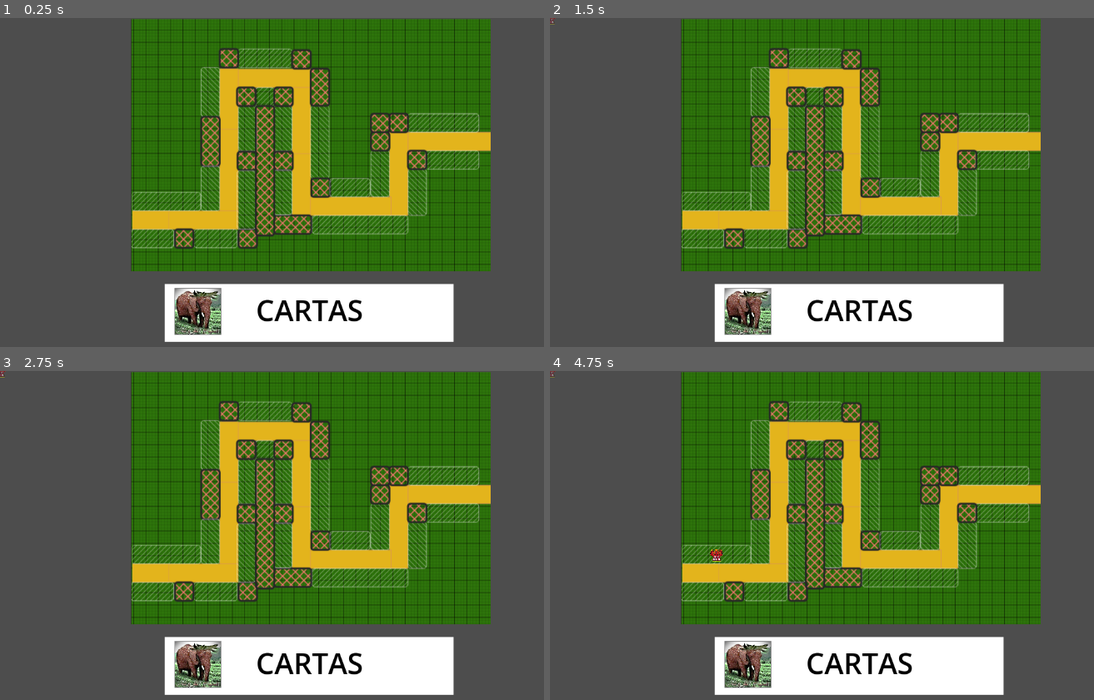
Above: before the commit, frames 1-4 (two rows, left to right).
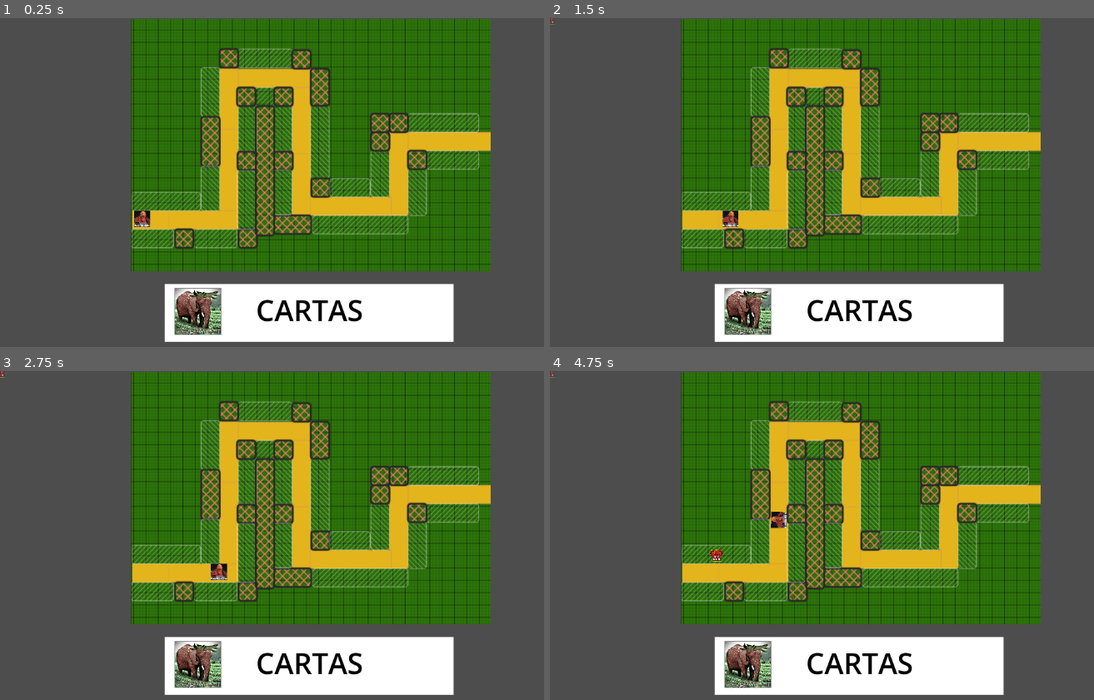
Above: after the commit, the same moments.

Repository: A3mper/PactoAbisalGame
Game: Godot game, scene res://test/cardToBoard/scenes/cardToScene.tscn
Same seed, same stepped clock (60 frames per second), same inputs: the game is played once before the commit and once after it.
Inputs (mouse positions are in pixels of both pictures, inside the frame that each line leads up to):
- Up to frame 1 (0.25 s): no input
- Up to frame 2 (1.5 s): click (745, 310) at 0.5 s; click (745, 310) at 1.25 s
- Up to frame 3 (2.75 s): click (195, 663) at 2 s
- Up to frame 4 (4.75 s): move the mouse to (718, 555) at 2.77 s; click (718, 555) at 2.92 s; move the mouse to (751, 578) at 3.52 s; click (751, 578) at 3.67 s; move the mouse to (947, 476) at 4.27 s; click (947, 476) at 4.42 s

The runs differ from the first frame. In frame 1, 0.2% of the frame differs, in the area x 24-28%, y 58-64%; in frame 2, 0.1%; in frame 3, 0.2%, in the area x 38-42%, y 58-64%; in frame 4, 0.2%.

Commit message:
añadido implementacion basica enemigo

Diff:
--- a/project.godot
+++ b/project.godot
@@ -14,11 +14,6 @@
 run/main_scene="uid://gnjnc07bm8vn"
 config/features=PackedStringArray("4.6", "GL Compatibility")
 config/icon="uid://bwd2w6vs3vm4c"
-
-[autoload]
-
-ClaseBaseA="*uid://ddo7vb1m62ele"
-PoolManager="*uid://3ctkbvqbo7bf"
 
 [dotnet]
 
--- a/test/cardToBoard/scenes/cardToScene.tscn
+++ b/test/cardToBoard/scenes/cardToScene.tscn
@@ -6,6 +6,8 @@
 [ext_resource type="PackedScene" uid="uid://dqfsaitnf2g88" path="res://test/cardToBoard/scenes/torre_templeate.tscn" id="2_nh4si"]
 [ext_resource type="Script" uid="uid://cd1wmsbvp3das" path="res://test/cardToBoard/scripts/tower_enable_zone.gd" id="5_aigdk"]
 [ext_resource type="PackedScene" uid="uid://cikc3f1bkbmt2" path="res://test/cardToBoard/scenes/CartaTempleate.tscn" id="5_nh4si"]
+[ext_resource type="Script" uid="uid://c7t8so64ubvv" path="res://test/cardToBoard/scripts/enemy_manager.gd" id="7_2ggjw"]
+[ext_resource type="PackedScene" uid="uid://cdcq7iwi1qf73" path="res://test/cardToBoard/scenes/enemyTempleate.tscn" id="8_a813w"]
 
 [sub_resource type="QuadMesh" id="QuadMesh_ffs83"]
 size = Vector2(500, 100)
@@ -19,6 +21,12 @@
 
 [sub_resource type="QuadMesh" id="QuadMesh_41egw"]
 size = Vector2(30, 115)
+
+[sub_resource type="Curve2D" id="Curve2D_a813w"]
+_data = {
+"points": PackedVector2Array(0, 0, 0, 0, -228, 108, 0, 0, 0, 0, -66, 108, 0, 0, 0, 0, -62, -137, 0, 0, 0, 0, 61, -137)
+}
+point_count = 4
 
 [node name="CardToScene" type="Node2D" unique_id=2029263041]
 script = ExtResource("1_kbh1b")
@@ -69,6 +77,22 @@
 mesh = SubResource("QuadMesh_41egw")
 texture = ExtResource("2_ffs83")
 
+[node name="ZonaEnemigos" type="Node" parent="." unique_id=1492259904]
+
+[node name="EnemyManager" type="Node" parent="ZonaEnemigos" unique_id=2118253450 node_paths=PackedStringArray("SpawnPoint")]
+script = ExtResource("7_2ggjw")
+EnemyScene = ExtResource("8_a813w")
+SpawnPoint = NodePath("../Path2D/PathFollow2D")
+
+[node name="Path2D" type="Path2D" parent="ZonaEnemigos" unique_id=1719863966]
+position = Vector2(461, 240)
+curve = SubResource("Curve2D_a813w")
+
+[node name="PathFollow2D" type="PathFollow2D" parent="ZonaEnemigos/Path2D" unique_id=409509130]
+position = Vector2(-228, 108)
+scale = Vector2(0.5, 0.5)
+loop = false
+
 [connection signal="_on_torre_de_selected" from="Cartas/CartaTempleate" to="ZonaTorres/TowerEnableZone" method="_on_torre_de_selected"]
 [connection signal="_on_torre_selected" from="Cartas/CartaTempleate" to="ZonaTorres/TowerEnableZone" method="_on_torre_selected"]
 [connection signal="_on_torre_zone_entered" from="ZonaTorres/TowerEnableZone" to="Cartas/CartaTempleate" method="__on_torre_zone_entered"]
--- /dev/null
+++ b/test/cardToBoard/scenes/enemyTempleate.tscn
@@ -0,0 +1,17 @@
+[gd_scene format=3 uid="uid://cdcq7iwi1qf73"]
+
+[ext_resource type="Texture2D" uid="uid://bbasa0rr2wx3o" path="res://test/cardToBoard/assets/IMG_20250313_220258_477.jpg" id="1_3n80a"]
+[ext_resource type="Script" uid="uid://c8ufw32ooj1sj" path="res://test/cardToBoard/scripts/enemy_templeate.gd" id="1_ywkkd"]
+
+[sub_resource type="RectangleShape2D" id="RectangleShape2D_3n80a"]
+size = Vector2(55, 55)
+
+[node name="EnemyTempleate" type="CharacterBody2D" unique_id=372733312]
+script = ExtResource("1_ywkkd")
+
+[node name="sacaLasChelas" type="Sprite2D" parent="." unique_id=1542112480]
+scale = Vector2(0.1, 0.1)
+texture = ExtResource("1_3n80a")
+
+[node name="CollisionShape2D" type="CollisionShape2D" parent="." unique_id=243015654]
+shape = SubResource("RectangleShape2D_3n80a")
--- a/test/cardToBoard/scripts/card_to_scene.gd
+++ b/test/cardToBoard/scripts/card_to_scene.gd
@@ -4,7 +4,8 @@
 
 # Called when the node enters the scene tree for the first time.
 func _ready() -> void:
-	Input.mouse_mode = Input.MOUSE_MODE_CONFINED
+	pass
+	#Input.mouse_mode = Input.MOUSE_MODE_CONFINED
 '''
 # Called every frame. 'delta' is the elapsed time since the previous frame.
 func _process(_delta: float) -> void:
--- /dev/null
+++ b/test/cardToBoard/scripts/enemy_manager.gd
@@ -0,0 +1,13 @@
+extends Node
+
+@export var EnemyScene : PackedScene
+@export var SpawnPoint : PathFollow2D
+
+var Enemy : Node2D = null
+
+func _ready():
+	Enemy = EnemyScene.instantiate()
+	SpawnPoint.add_child(Enemy)
+
+func _process(delta):
+	SpawnPoint.progress_ratio += 0.1 * delta
--- /dev/null
+++ b/test/cardToBoard/scripts/enemy_templeate.gd
@@ -0,0 +1,11 @@
+extends CharacterBody2D
+
+var IsInArea : bool = false
+
+'''
+func _physics_process(delta: float) -> void:
+	if IsInArea:
+		velocity.x = 5 * 100 * delta
+
+	move_and_slide()
+'''
Not shown, added: assets/Audio/SFX/DrawACard1_SFX_000.wav.import
Not shown, added: assets/Audio/SFX/DrawACard2_SFX_000.wav.import
Not shown, added: assets/Audio/SFX/DrawACard3_SFX_000.wav.import
Not shown, added: assets/Audio/SFX/DrawACard4_SFX_000.wav.import
Not shown, added: assets/Audio/SFX/PutACard1_SFX_000.wav.import
Not shown, added: assets/Audio/SFX/PutACard2_SFX_000.wav.import
Not shown, added: assets/Audio/SFX/PutACard3_SFX_000.wav.import
Not shown, added: assets/Audio/SFX/PutACard4_SFX_000.wav.import
Not shown, added: assets/Audio/SFX/PutOnACard1_SFX_000.wav.import
Not shown, added: assets/Audio/SFX/PutOnACard2_SFX_000.wav.import
Not shown, added: assets/Audio/SFX/PutOnACard3_SFX_000.wav.import
Not shown, added: assets/Audio/SFX/PutOnACard4_SFX_000.wav.import
(and 23 more such lines)
